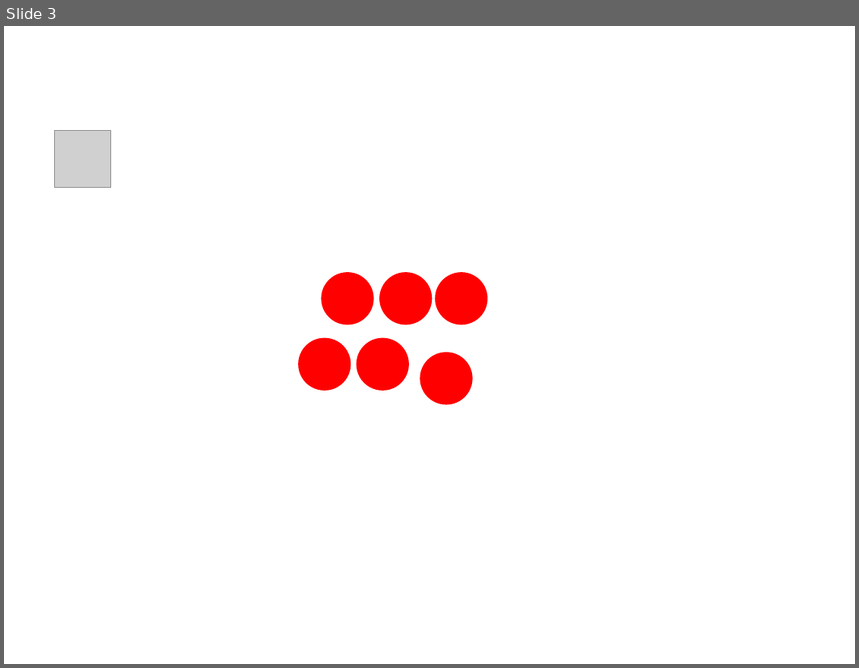
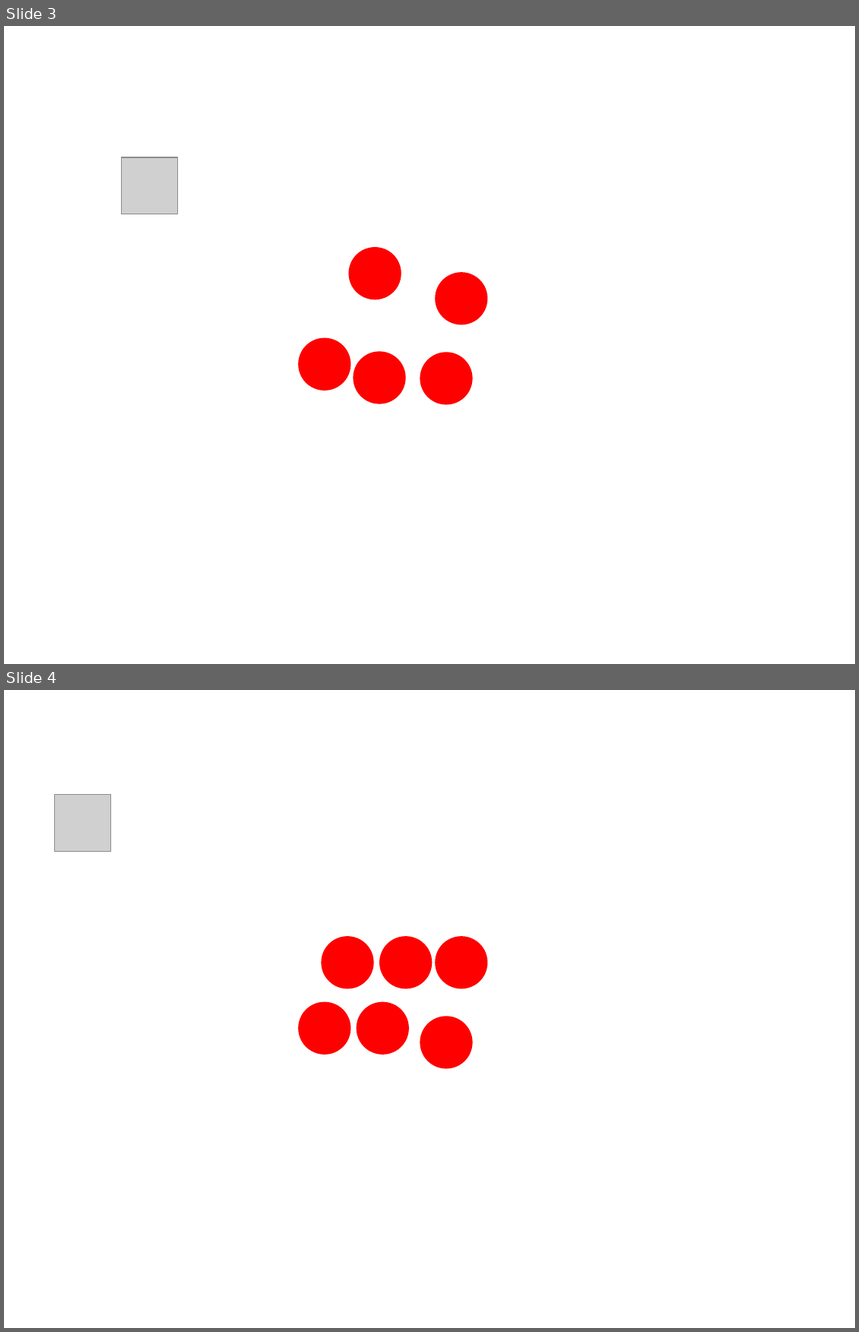
Before and after one commit to cafpleon/flash-cards, a slide deck: math/0009-en-1-nine.ppsx. Shown one above the other, each under a label of ours: slide 3 before the commit, slides 3 and 4 after it. The pictures are 859x668 and 859x1332 pixels, drawn with LibreOffice and Linux fonts; fonts in the diff are those of the drawing; grey boxes stand for pictures. Boxes give left, top, right and bottom in pixels: in the first picture for what was removed or moved away, otherwise in the second. Text is boxed around its words. In the diff, an @@ line names an element or a change of style, - is before the commit and + after.

```diff
--- a/math/0009-en-1-nine.ppsx
+++ b/math/0009-en-1-nine.ppsx
@@ slide 3 added at box(4, 26, 855, 664), background #FFFFFF @@
@@ picture added at box(122, 158, 179, 215) @@
@@ ellipse added at box(350, 248, 400, 298), fill #FF0000, outline #FF0000 2 pt @@
@@ ellipse added at box(436, 274, 487, 324), fill #FF0000, outline #FF0000 2 pt @@
@@ ellipse added at box(300, 339, 350, 389), fill #FF0000, outline #FF0000 2 pt @@
@@ ellipse added at box(354, 353, 405, 403), fill #FF0000, outline #FF0000 2 pt @@
@@ ellipse added at box(421, 354, 471, 404), fill #FF0000, outline #FF0000 2 pt @@
@@ what was slide 3 is now slide 4 @@
```
Also in this commit, not shown: 2 other slides added, 3 slides removed, 24 other files.
